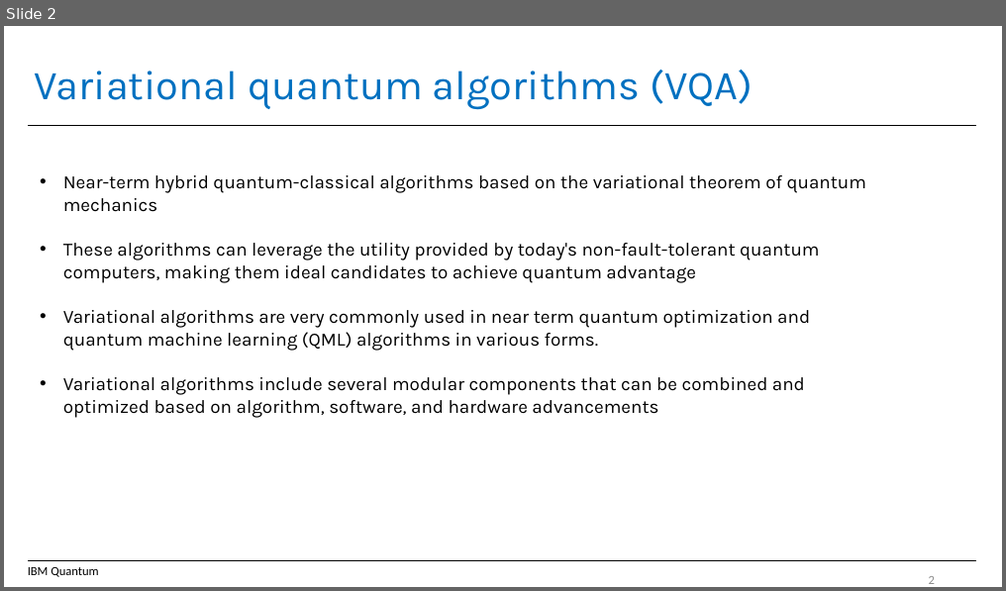
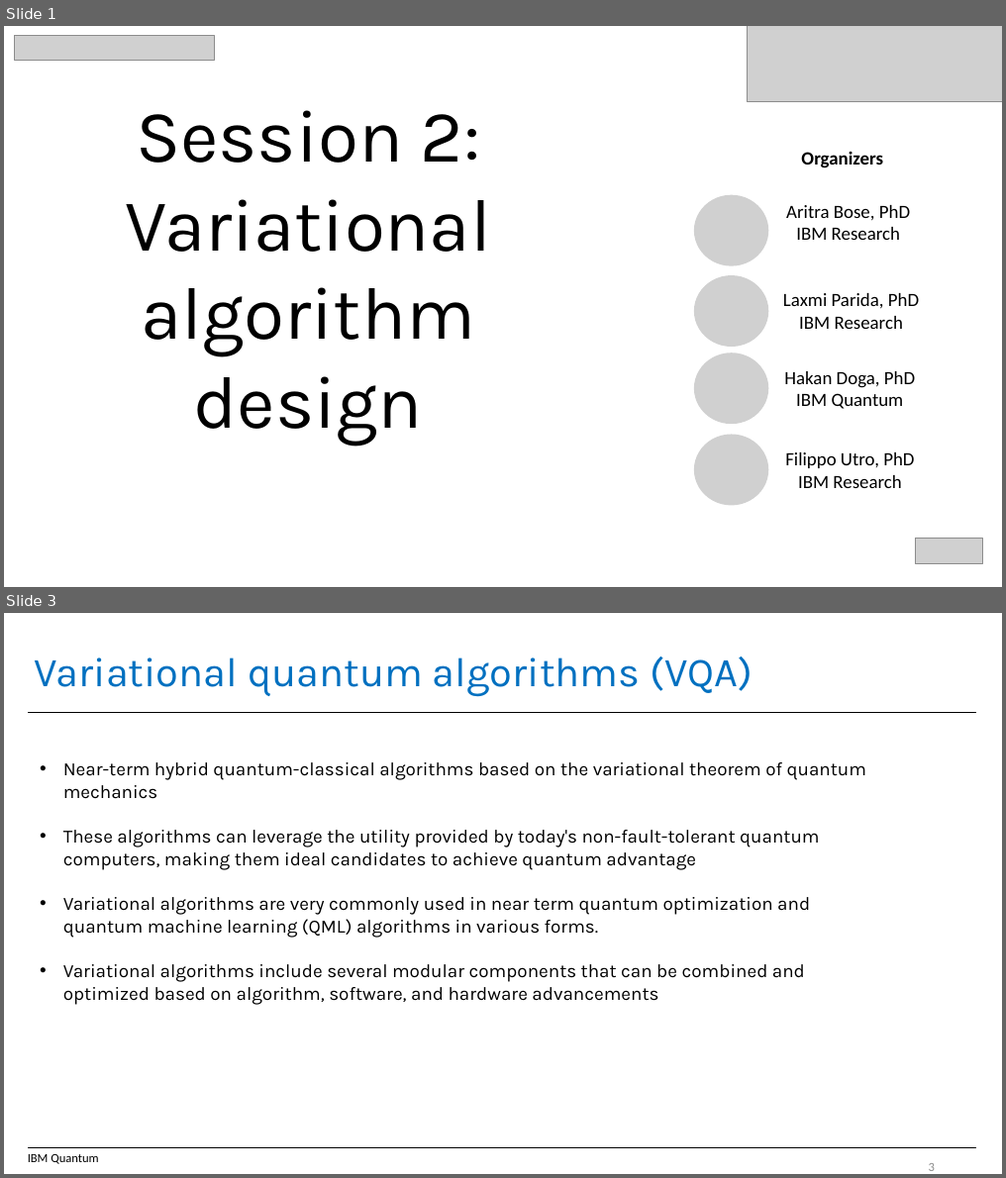
Before and after one commit to IBM/QMLOmics, a slide deck: SessionII_Qiskit/ISMB - VQA, QML.pptx. Shown one above the other, each under a label of ours: slide 2 before the commit, slides 1 and 3 after it; the slides between them are not shown. The pictures are 1006x591 and 1006x1178 pixels, drawn with LibreOffice and Linux fonts; fonts in the diff are those of the drawing; grey boxes stand for pictures; background and template pictures are left out. Boxes give left, top, right and bottom in pixels: in the first picture for what was removed or moved away, otherwise in the second. Text is boxed around its words. In the diff, an @@ line names an element or a change of style, - is before the commit and + after.

```diff
--- a/SessionII_Qiskit/ISMB - VQA, QML.pptx
+++ b/SessionII_Qiskit/ISMB - VQA, QML.pptx
@@ slide 1 added at [4, 26, 1002, 587], background picture (left out) @@
@@ picture added at [14, 36, 214, 60] @@
@@ picture added at [746, 26, 1002, 101] @@
@@ text added at [126, 110, 491, 445], 71.2 pt, text #000000 @@
+Session 2:
+Variational algorithm design
@@ text added at [801, 152, 883, 169], 18 pt, text #000000, bold @@
+Organizers
@@ picture added at [694, 195, 769, 267] @@
@@ text added at [786, 205, 910, 240], 18 pt, text #000000 @@
+Aritra Bose, PhD
+IBM Research
@@ picture added at [694, 275, 769, 347] @@
@@ text added at [783, 293, 919, 329], 18 pt, text #000000 @@
+Laxmi Parida, PhD
+IBM Research
@@ picture added at [694, 353, 769, 424] @@
@@ text added at [784, 372, 915, 409], 18 pt, text #000000 @@
+Hakan Doga, PhD
+IBM Quantum
@@ picture added at [694, 435, 769, 506] @@
@@ text added at [785, 453, 914, 488], 18 pt, text #000000 @@
+Filippo Utro, PhD
+IBM Research
@@ picture added at [916, 539, 983, 564] @@
@@ what was slide 2 is now slide 3 @@
```
Also in this commit, not shown: 1 other slide added, 1 slide removed, 33 other files.
